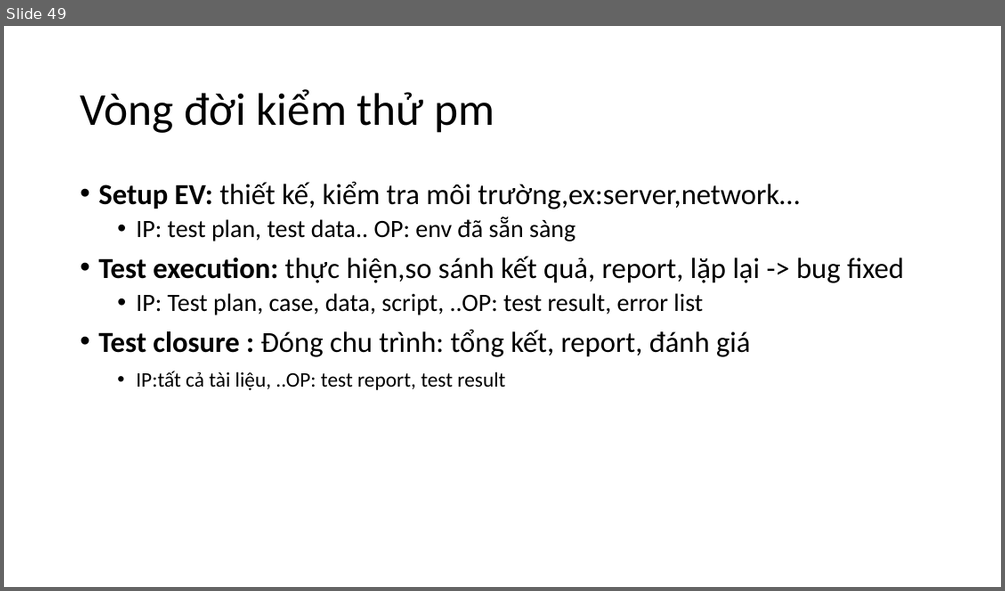
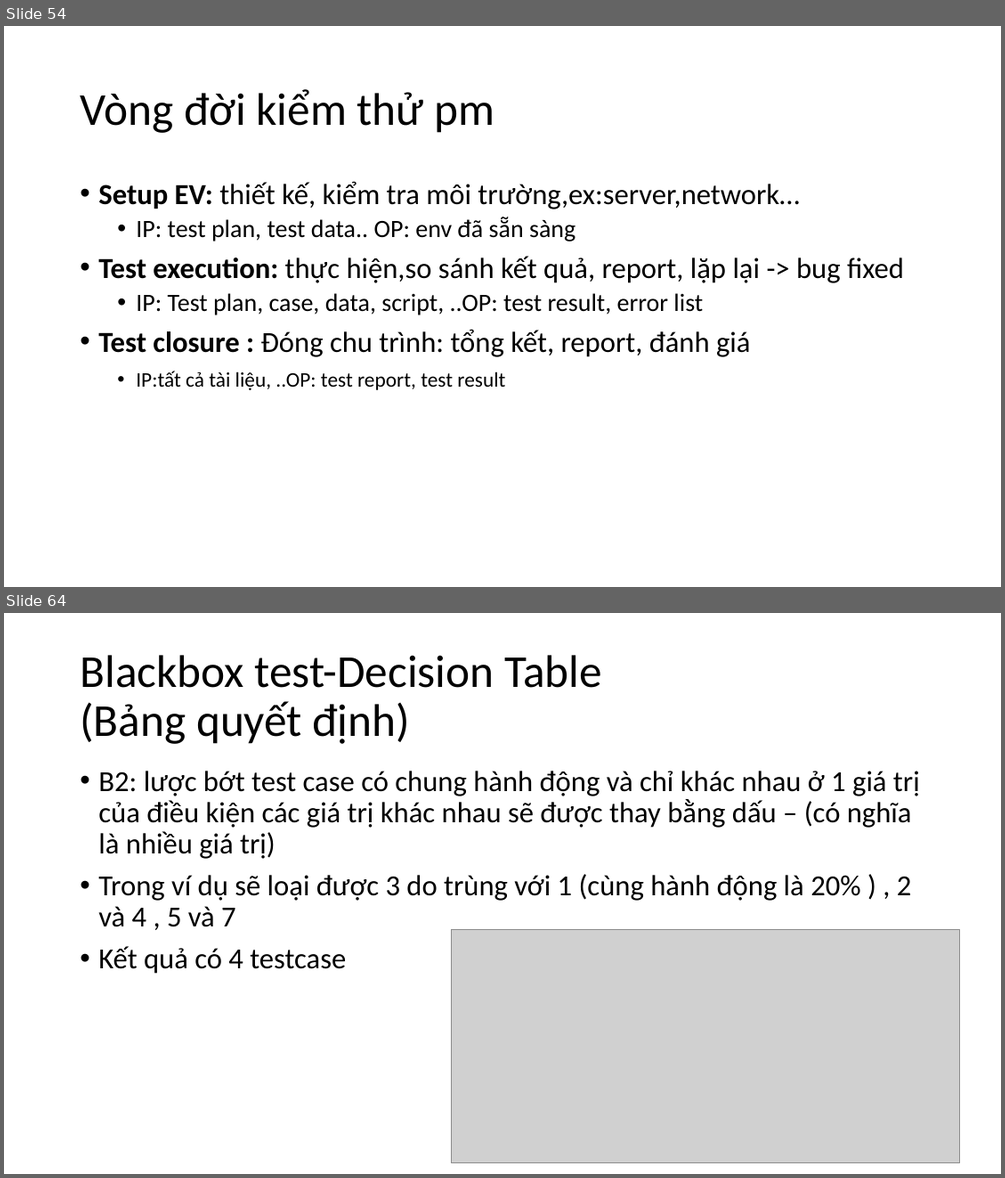
Before and after one commit to shinnobi/software_testing, a slide deck: slide/VMP_SOFTWARE_TEST.pptx. Shown one above the other, each under a label of ours: slide 49 before the commit, slides 54 and 64 after it; the slides between them are not shown. The pictures are 1005x591 and 1005x1178 pixels, drawn with LibreOffice and Linux fonts; fonts in the diff are those of the drawing; grey boxes stand for pictures. Boxes give left, top, right and bottom in pixels: in the first picture for what was removed or moved away, otherwise in the second. Text is boxed around its words. In the diff, an @@ line names an element or a change of style, - is before the commit and + after.

```diff
--- a/slide/VMP_SOFTWARE_TEST.pptx
+++ b/slide/VMP_SOFTWARE_TEST.pptx
@@ slide 64 added at [4, 613, 1001, 1174], background #FFFFFF @@
@@ title added at [80, 655, 602, 744], 44 pt, text #000000 @@
+Blackbox test-Decision Table
+(Bảng quyết định)
@@ text added at [98, 771, 920, 973], 28 pt, text #000000 @@
+• B2: lược bớt test case có chung hành động và chỉ khác nhau ở 1 giá trị của điều kiện các giá trị khác nhau sẽ được thay bằng dấu – (có nghĩa là nhiều giá trị)
+• Trong ví dụ sẽ loại được 3 do trùng với 1 (cùng hành động là 20% ) , 2 và 4 , 5 và 7
+• Kết quả có 4 testcase
@@ picture added at [451, 929, 960, 1163] @@
@@ what was slide 49 is now slide 54 @@
```
Also in this commit, not shown: 3 slides changed, 29 other slides added, 1 slide removed, 1 other file.
